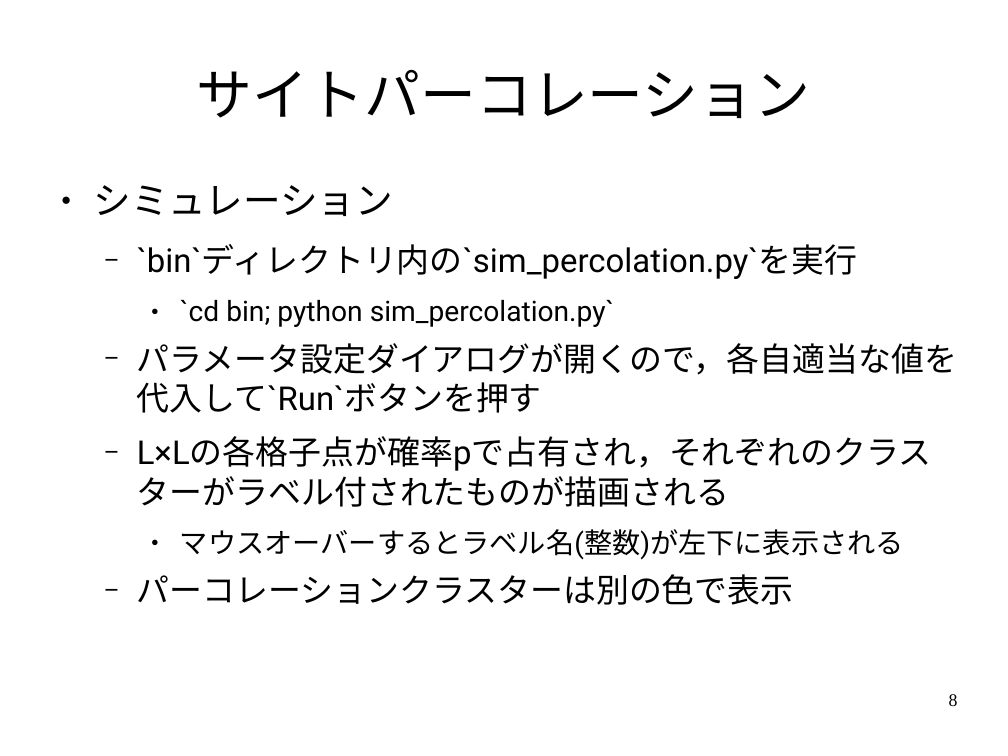
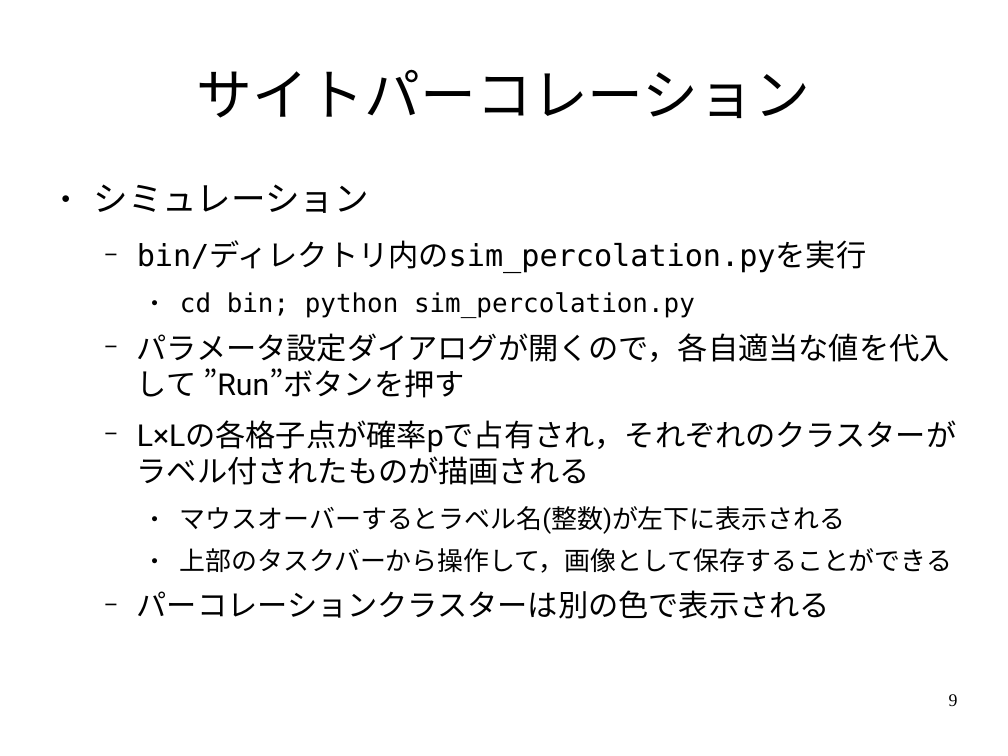
Before and after one commit to ssh0/SCS_yamlab2016, a slide deck: slide 9 of doc/slide.odp (slide 8 before the commit). Drawn at 1008x756 pixels with LibreOffice and Linux fonts; fonts in the diff are those of the drawing. Boxes give left, top, right and bottom in pixels: in the first picture for what was removed or moved away, otherwise in the second. Text is boxed around its words. In the diff, an @@ line names an element or a change of style, - is before the commit and + after.

```diff
--- a/doc/slide.odp
+++ b/doc/slide.odp
@@ text at (x1=94, y1=184, x2=957, y2=534): size 29.6 to 27.2 pt in "シミュレーション"; size 25.9 to 23.8 pt in "L×Lの各格子点が確率pで占有され，それぞれのクラスターがラベル付されたものが描画される"; size 22.2 to 20.4 pt in "マウスオーバーするとラベル名(整数)が左下に表示される" @@
@@ text at (x1=137, y1=241, x2=950, y2=398): text changed; size 25.9 to 23.8 pt; font Roboto to DejaVu Sans Mono @@
-  − `bin`ディレクトリ内の`sim_percolation.py`を実行
-    ● `cd bin; python sim_percolation.py`
-  − パラメータ設定ダイアログが開くので，各自適当な値を代入して`Run`ボタンを押す
+  − bin/ディレクトリ内のsim_percolation.pyを実行
+    ● cd bin; python sim_percolation.py
+  − パラメータ設定ダイアログが開くので，各自適当な値を代入して ”Run”ボタンを押す
@@ text at (x1=137, y1=548, x2=952, y2=619): text changed; size 25.9 to 20.4 pt @@
-  − パーコレーションクラスターは別の色で表示
+    ● 上部のタスクバーから操作して，画像として保存することができる
+  − パーコレーションクラスターは別の色で表示される
@@ page number at (x1=949, y1=694, x2=958, y2=706): text changed @@
-8
+9
```
Also in this commit, not shown: 15 other slides changed, 5 slides added, 1 slide removed, 1 other file.
